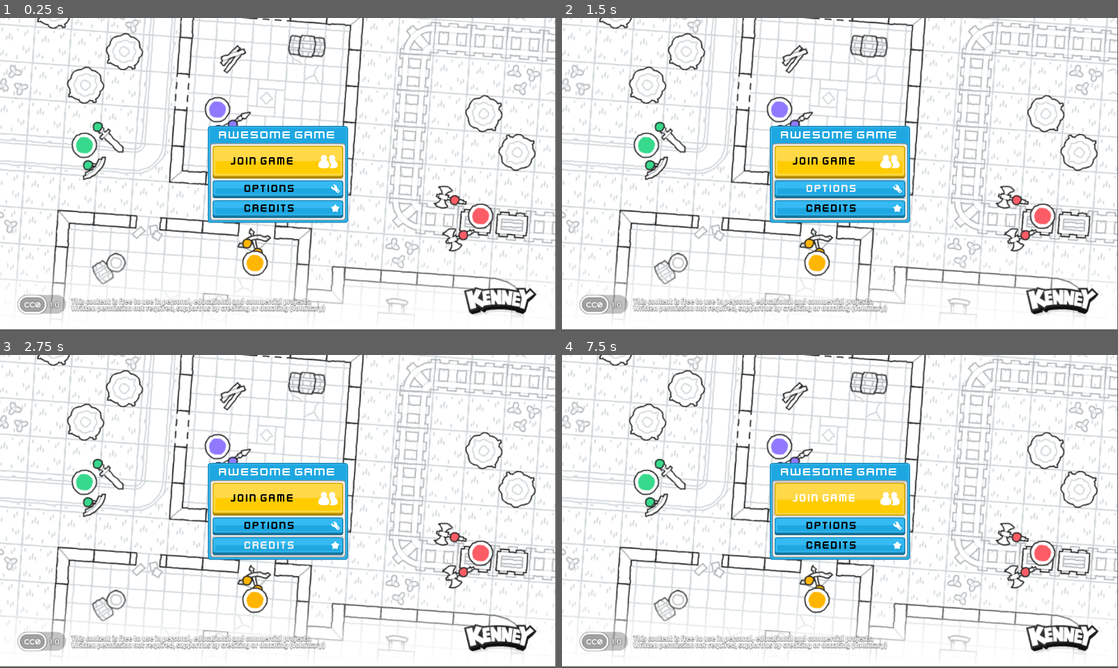
Above: before the commit, frames 1-4 (two rows, left to right).
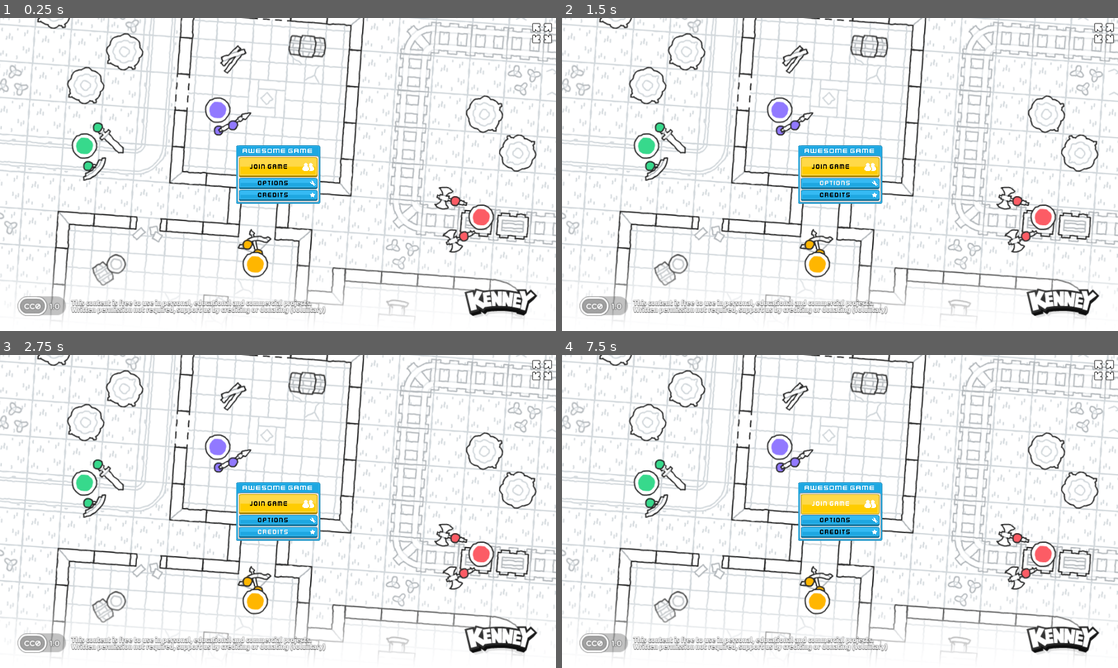
Above: after the commit, the same moments.

Repository: Arthur-r19/godot-4-dedicated-multiplayer
Game: Godot game, scene res://Scenes/GameMenu.tscn
Same seed, same stepped clock (60 frames per second), same inputs: the game is played once before the commit and once after it. This scene is started directly instead of the project's main scene.
Inputs (mouse positions are in pixels of both pictures, inside the frame that each line leads up to):
- Up to frame 1 (0.25 s): no input
- Up to frame 2 (1.5 s): click "Join Game" at 0.5 s; click "Options" at 1.25 s
- Up to frame 3 (2.75 s): click "Credits" at 2 s
- Up to frame 4 (7.5 s): move the mouse to (962, 495) at 2.77 s; press the mouse at (962, 495) at 2.78 s; hold D (move_right) 2.78-3.53 s; move the mouse to (728, 527) at 3.52 s; release the mouse at (728, 527) at 3.53 s; hold S (move_down) 3.53-4.28 s; tap Ctrl (check_name) at 3.6, 5.85 s; move the mouse to (895, 442) at 4.27 s; hold D (move_right) 4.28-5.03 s; hold Right mouse button (defend) 4.28-5.03 s; move the mouse to (812, 574) at 5.02 s; hold W (move_up) 5.03-5.78 s; click (812, 574) at 5.1 s; move the mouse to (1006, 558) at 5.77 s; hold A (move_left) 5.78-7.28 s; move the mouse to (673, 464) at 6.52 s; right-click (673, 464) at 6.6 s; move the mouse to (867, 511) at 7.27 s; press the mouse at (867, 511) at 7.28 s; hold S (move_down) from 7.28 s (still down)
In our replay, the window is 799x449 before the commit and 800x450 after it. These sizes can differ from the game's own. Grey fills any space a smaller window leaves; there, only what the larger window draws over its background counts as a difference.

The runs differ from the first frame. In frame 1, 19% of the frame differs, in the area x 0-100%, y 0-100%; in frame 2, 19%; in frame 3, 19%; in frame 4, 19%.

Commit message:
add game menu and fullscreen toggle

Diff:
--- /dev/null
+++ b/client/Scenes/GameInterface.tscn
@@ -0,0 +1,20 @@
+[gd_scene load_steps=4 format=3 uid="uid://4aip121jr4s2"]
+
+[ext_resource type="Script" path="res://Scripts/FullscreenButton.gd" id="1_p1bih"]
+[ext_resource type="Texture2D" uid="uid://k52uejagaxxh" path="res://Assets/Icons/White/larger.png" id="2_h6sya"]
+[ext_resource type="Texture2D" uid="uid://bllo6fwa6tl2m" path="res://Assets/Icons/White/smaller.png" id="3_rp4ie"]
+
+[node name="GameInterface" type="CanvasLayer"]
+
+[node name="FullscreenButton" type="TextureButton" parent="."]
+anchors_preset = 1
+anchor_left = 1.0
+anchor_right = 1.0
+offset_left = -40.0
+offset_bottom = 40.0
+grow_horizontal = 0
+script = ExtResource("1_p1bih")
+fullscreen_on_icon = ExtResource("2_h6sya")
+fullscreen_off_icon = ExtResource("3_rp4ie")
+
+[connection signal="pressed" from="FullscreenButton" to="FullscreenButton" method="_on_pressed"]
--- a/client/Scenes/GameMenu.tscn
+++ b/client/Scenes/GameMenu.tscn
@@ -32,7 +32,6 @@
 grow_horizontal = 2
 grow_vertical = 2
 texture = ExtResource("1_o10lf")
-stretch_mode = 4
 
 [node name="PanelContainer" type="PanelContainer" parent="."]
 layout_mode = 1
@@ -69,6 +68,7 @@
 layout_mode = 2
 
 [node name="JoinButton" type="Button" parent="PanelContainer/VBoxContainer/PanelContainer/VBoxContainer"]
+unique_name_in_owner = true
 layout_mode = 2
 size_flags_vertical = 3
 theme_override_colors/font_color = Color(0, 0, 0, 1)
@@ -83,6 +83,7 @@
 expand_icon = true
 
 [node name="OptionsButton" type="Button" parent="PanelContainer/VBoxContainer/PanelContainer/VBoxContainer"]
+unique_name_in_owner = true
 layout_mode = 2
 theme_override_colors/font_color = Color(0, 0, 0, 1)
 theme_override_fonts/font = ExtResource("5_6ifg0")
@@ -96,6 +97,7 @@
 expand_icon = true
 
 [node name="CreditsButton" type="Button" parent="PanelContainer/VBoxContainer/PanelContainer/VBoxContainer"]
+unique_name_in_owner = true
 layout_mode = 2
 theme_override_colors/font_color = Color(0, 0, 0, 1)
 theme_override_fonts/font = ExtResource("5_6ifg0")
--- /dev/null
+++ b/client/Scripts/FullscreenButton.gd
@@ -0,0 +1,18 @@
+extends TextureButton
+
+
+@export var fullscreen_on_icon: Texture2D
+@export var fullscreen_off_icon: Texture2D
+
+func _ready():
+	set_button_texture()
+
+func _on_pressed():
+	GameSettings.fullscreen = !GameSettings.fullscreen
+	set_button_texture()
+
+func set_button_texture():
+	if GameSettings.fullscreen:
+		texture_normal = fullscreen_off_icon
+	else:
+		texture_normal = fullscreen_on_icon
--- a/client/Scripts/GameMenu.gd
+++ b/client/Scripts/GameMenu.gd
@@ -13,6 +13,21 @@
 
 func _on_join_button_pressed():
 	$AudioStreamPlayer.play()
+	var err = Server.start_server()
+	_disable_join_button()
+	if err != OK:
+		print(err)
+		_enable_join_button()
+
+
+func _disable_join_button():
+	%JoinButton.text = "Connecting..."
+	%JoinButton.disabled = true
+
+func _enable_join_button():
+	%JoinButton.text = "Join Game"
+	%JoinButton.disabled = false
+
 
 
 func _on_options_button_pressed():
--- a/client/Singletons/GameSettings.gd
+++ b/client/Singletons/GameSettings.gd
@@ -1,6 +1,23 @@
 extends Node
 
 var name_tag_visibility = true
+var fullscreen = true :
+	get:
+		return fullscreen
+	set(value):
+		if value:
+			DisplayServer.window_set_mode(DisplayServer.WINDOW_MODE_FULLSCREEN)
+		else:
+			DisplayServer.window_set_mode(DisplayServer.WINDOW_MODE_WINDOWED)
+		fullscreen = value
+
+
+func _ready():
+	fullscreen = DisplayServer.window_get_mode() == DisplayServer.WINDOW_MODE_FULLSCREEN
+
+	var gameInterfaceScene = load("res://Scenes/GameInterface.tscn")
+	var gameInterface = gameInterfaceScene.instantiate()
+	get_parent().add_child.call_deferred(gameInterface)
 
 func _process(delta):
 	if Input.is_action_just_pressed("check_name"):
--- /dev/null
+++ b/client/Singletons/SceneHandler.gd
@@ -0,0 +1,11 @@
+extends Node
+
+var game_menu_scene: PackedScene = load("res://Scenes/GameMenu.tscn")
+var open_world_scene: PackedScene = load("res://Scenes/World.tscn")
+
+
+func set_open_world_scene():
+	get_tree().change_scene_to_packed(open_world_scene)
+
+func set_game_menu_scene():
+	get_tree().change_scene_to_packed(game_menu_scene)
--- a/client/Singletons/Server.gd
+++ b/client/Singletons/Server.gd
@@ -7,18 +7,25 @@
 
 # Called when the node enters the scene tree for the first time.
 func _ready():
-	start_server()
+	#start_server()
+	pass
 
 func start_server():
-	network.create_client(ip, port)
+	var err = network.create_client(ip, port)
+	if err != OK:
+		return err
 	multiplayer.multiplayer_peer = network
 
 	multiplayer.connected_to_server.connect(_on_connected_to_server)
 	multiplayer.connection_failed.connect(_on_connection_failed)
 
+	return OK
+
 
 func _on_connected_to_server():
 	print("Connected to server")
+	SceneHandler.set_open_world_scene()
 
 func _on_connection_failed():
 	print("Failed to connect")
+	SceneHandler.set_game_menu_scene()
--- a/client/project.godot
+++ b/client/project.godot
@@ -20,6 +20,14 @@
 
 GameSettings="*res://Singletons/GameSettings.gd"
 Server="*res://Singletons/Server.gd"
+SceneHandler="*res://Singletons/SceneHandler.gd"
+
+[display]
+
+window/size/viewport_width=1920
+window/size/viewport_height=1080
+window/size/mode=2
+window/stretch/mode="viewport"
 
 [input]
 
Binary file changed: client/Assets/Icons/White/larger.png
Binary file changed: client/Assets/Icons/White/smaller.png
